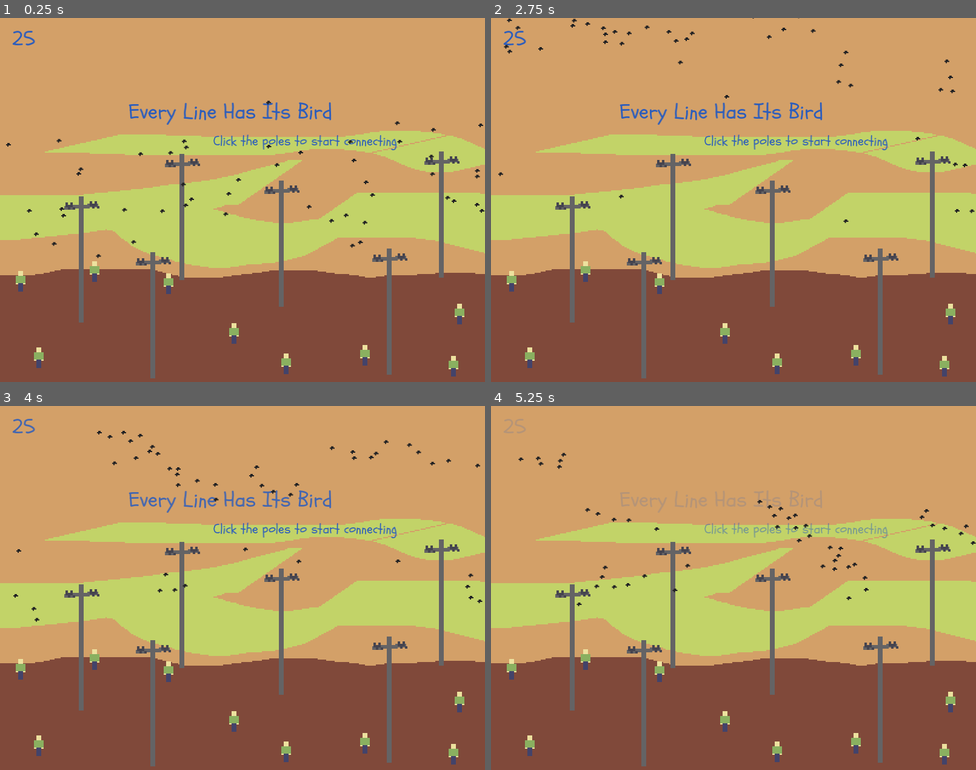
Above: before the commit, frames 1-4 (two rows, left to right).
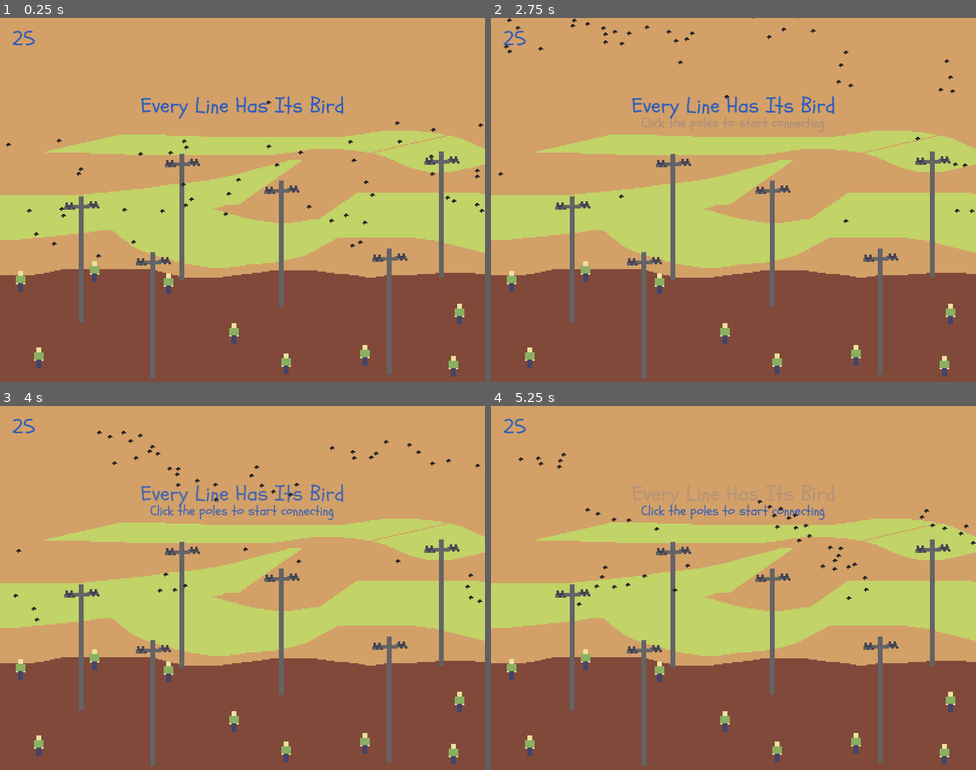
Above: after the commit, the same moments.

Repository: sikailud/ciga2026_anchor
Game: Godot game, scene res://scenes/world.tscn
The game is run twice, just before and just after one commit, with the same random seed, the same clock (stepped at 60 frames per second) and the same inputs.
Inputs (mouse positions are in pixels of both pictures, inside the frame that each line leads up to):
- Up to frame 1 (0.25 s): no input
- Up to frame 2 (2.75 s): tap Enter at 0.5 s; move the mouse to (539, 58) at 0.52 s; click (539, 58) at 0.67 s; move the mouse to (772, 189) at 1.27 s; click (772, 189) at 1.42 s; move the mouse to (573, 207) at 2.02 s; click (573, 207) at 2.17 s
- Up to frame 3 (4 s): move the mouse to (155, 649) at 2.77 s; click (155, 649) at 2.92 s; move the mouse to (441, 547) at 3.52 s; click (441, 547) at 3.67 s
- Up to frame 4 (5.25 s): move the mouse to (879, 646) at 4.27 s; click (879, 646) at 4.42 s; move the mouse to (675, 551) at 5.02 s; click (675, 551) at 5.17 s

The runs differ from the first frame. In frame 1, 1.4% of the frame differs, in the area x 26-82%, y 21-37%; in frame 2, 1.6%; in frame 3, 1.8%; in frame 4, 1.3%.

Commit message:
Fixed intro fadeout

Diff:
--- a/scenes/world.tscn
+++ b/scenes/world.tscn
@@ -18,7 +18,7 @@
 tracks/0/type = "value"
 tracks/0/imported = false
 tracks/0/enabled = true
-tracks/0/path = NodePath("Label:label_settings:font_color")
+tracks/0/path = NodePath("CenterContainer/Label:label_settings:font_color")
 tracks/0/interp = 1
 tracks/0/loop_wrap = true
 tracks/0/keys = {
@@ -30,7 +30,7 @@
 tracks/1/type = "value"
 tracks/1/imported = false
 tracks/1/enabled = true
-tracks/1/path = NodePath("Label2:label_settings:font_color")
+tracks/1/path = NodePath("CenterContainer/Label2:label_settings:font_color")
 tracks/1/interp = 1
 tracks/1/loop_wrap = true
 tracks/1/keys = {
@@ -46,7 +46,7 @@
 tracks/0/type = "value"
 tracks/0/imported = false
 tracks/0/enabled = true
-tracks/0/path = NodePath("Label:label_settings:font_color")
+tracks/0/path = NodePath("CenterContainer/Label:label_settings:font_color")
 tracks/0/interp = 1
 tracks/0/loop_wrap = true
 tracks/0/keys = {
@@ -58,14 +58,14 @@
 tracks/1/type = "value"
 tracks/1/imported = false
 tracks/1/enabled = true
-tracks/1/path = NodePath("Label2:label_settings:font_color")
+tracks/1/path = NodePath("CenterContainer/Label2:label_settings:font_color")
 tracks/1/interp = 1
 tracks/1/loop_wrap = true
 tracks/1/keys = {
-"times": PackedFloat32Array(0, 4.4333334, 6.0333333),
-"transitions": PackedFloat32Array(1, 1, 0.4999999),
-"update": 0,
-"values": [Color(0.17254902, 0.3647059, 0.7372549, 1), Color(0.17254902, 0.3647059, 0.7372549, 1), Color(0.17254902, 0.3647059, 0.7372549, 0)]
+"times": PackedFloat32Array(0, 0.5, 2.4666667, 4.233333, 6.4666667, 8.733334),
+"transitions": PackedFloat32Array(1, 0.4999999, 0.4999999, 1, 1, 0.4999999),
+"update": 0,
+"values": [Color(0.17254902, 0.3647059, 0.7372549, 0), Color(0.17254902, 0.3647059, 0.7372549, 0), Color(0.17254902, 0.3647059, 0.7372549, 0), Color(0.17254902, 0.3647059, 0.7372549, 1), Color(0.17254902, 0.3647059, 0.7372549, 1), Color(0.17254902, 0.3647059, 0.7372549, 0)]
 }
 
 [sub_resource type="AnimationLibrary" id="AnimationLibrary_o8fc1"]
@@ -76,6 +76,11 @@
 
 [sub_resource type="RectangleShape2D" id="RectangleShape2D_kchvy"]
 size = Vector2(79, 68)
+
+[sub_resource type="LabelSettings" id="LabelSettings_jhx03"]
+font = ExtResource("12_q5onr")
+font_size = 18
+font_color = Color(0.17254902, 0.3647059, 0.7372549, 1)
 
 [sub_resource type="GDScript" id="GDScript_kchvy"]
 script/source = "extends Label
@@ -110,7 +115,7 @@
 
 [node name="AudioStreamPlayer" type="AudioStreamPlayer" parent="." unique_id=1819480577]
 stream = ExtResource("6_q5onr")
-volume_db = -16.0
+volume_db = -20.0
 autoplay = true
 
 [node name="RuleBoardTrigger" type="Area2D" parent="." unique_id=1555468599]
@@ -125,13 +130,13 @@
 offset_right = 50.0
 offset_bottom = 28.0
 text = "fn~"
-label_settings = ExtResource("11_e3hyu")
+label_settings = SubResource("LabelSettings_jhx03")
 script = SubResource("GDScript_kchvy")
 metadata/_edit_use_anchors_ = true
 
 [node name="RuleBoard" type="Sprite2D" parent="." unique_id=799391261]
-position = Vector2(81, 17)
-scale = Vector2(0.9999999, 1.0000002)
+position = Vector2(63, 17)
+scale = Vector2(0.642857, 0.6428573)
 texture = ExtResource("9_w7kh3")
 script = ExtResource("9_7r4gi")
 
@@ -174,28 +179,32 @@
 [node name="Pole6" parent="." unique_id=930224563 instance=ExtResource("2_rwgxs")]
 position = Vector2(150, 216)
 
-[node name="Label" type="Label" parent="." unique_id=366245314]
-offset_left = 106.0
-offset_top = 65.0
-offset_right = 274.0
-offset_bottom = 118.0
+[node name="Pp" parent="." unique_id=831920880 instance=ExtResource("7_i7141")]
+position = Vector2(17, 217)
+
+[node name="Pp5" parent="." unique_id=1985420691 instance=ExtResource("7_i7141")]
+position = Vector2(374, 287)
+
+[node name="CenterContainer" type="CenterContainer" parent="." unique_id=2106762394]
+anchors_preset = 15
+anchor_right = 1.0
+anchor_bottom = 1.0
+offset_right = 400.0
+offset_bottom = 174.0
+grow_horizontal = 2
+grow_vertical = 2
+
+[node name="Label" type="Label" parent="CenterContainer" unique_id=366245314]
+layout_mode = 2
+size_flags_horizontal = 4
 text = "Every Line Has Its Bird
 "
 label_settings = ExtResource("11_e3hyu")
 
-[node name="Label2" type="Label" parent="." unique_id=2043020130]
-offset_left = 176.0
-offset_top = 94.0
-offset_right = 383.0
-offset_bottom = 117.0
+[node name="Label2" type="Label" parent="CenterContainer" unique_id=2043020130]
+layout_mode = 2
 text = "Click the poles to start connecting"
 label_settings = SubResource("LabelSettings_q5onr")
 
-[node name="Pp" parent="." unique_id=831920880 instance=ExtResource("7_i7141")]
-position = Vector2(17, 217)
-
-[node name="Pp5" parent="." unique_id=1985420691 instance=ExtResource("7_i7141")]
-position = Vector2(374, 287)
-
 [connection signal="mouse_entered" from="RuleBoardTrigger" to="RuleBoard" method="_on_rule_board_trigger_mouse_entered"]
 [connection signal="mouse_exited" from="RuleBoardTrigger" to="RuleBoard" method="_on_rule_board_trigger_mouse_exited"]
